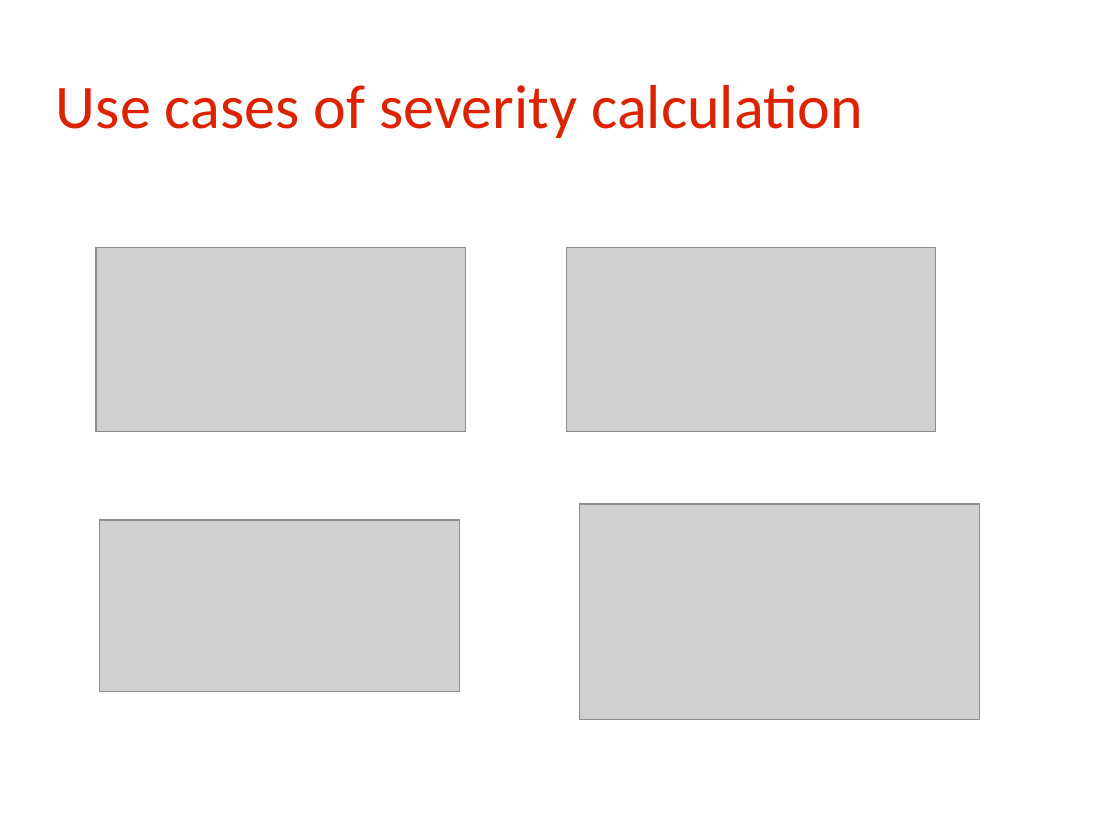
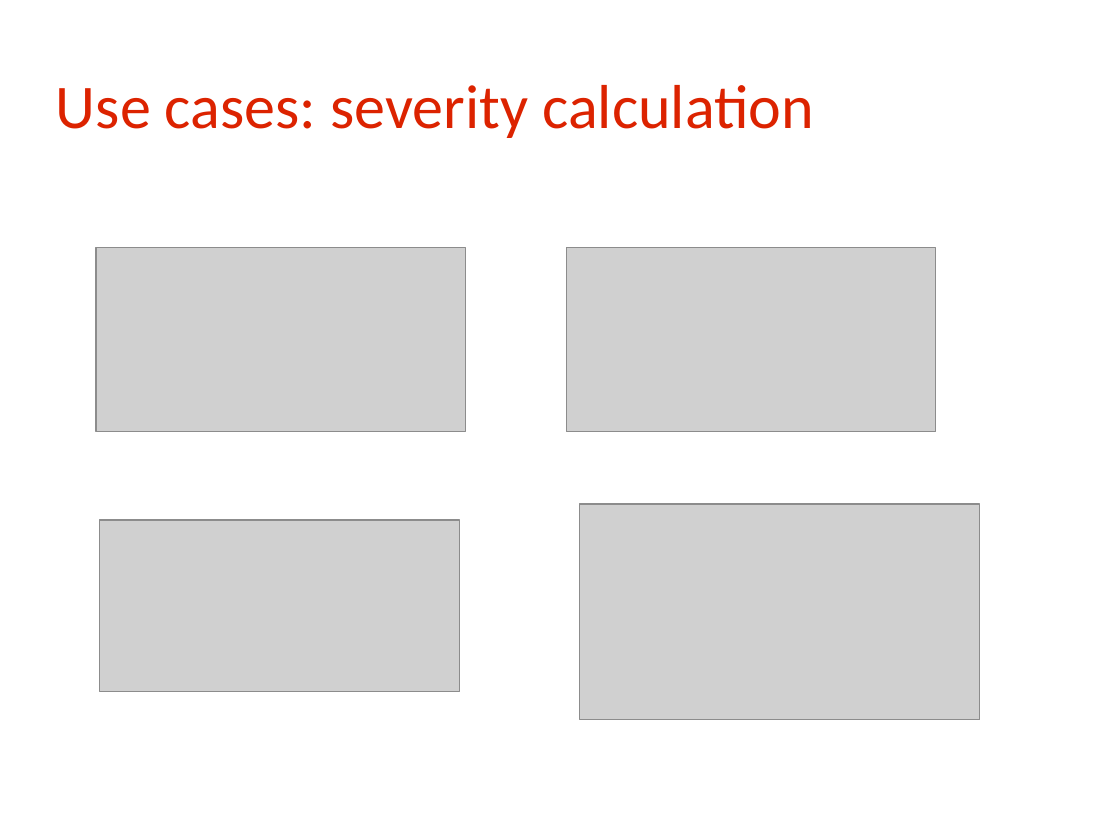
Before and after one commit to rchakode/realopinsight, a slide deck: slide 11 of doc/talks/rmll-2013.odp. Drawn at 1120x840 pixels with LibreOffice and Linux fonts; fonts in the diff are those of the drawing; grey boxes stand for pictures; background and template pictures are left out. Boxes give left, top, right and bottom in pixels: in the first picture for what was removed or moved away, otherwise in the second. Text is boxed around its words. In the diff, an @@ line names an element or a change of style, - is before the commit and + after.

Commit message:
update rmll talk

```diff
--- a/doc/talks/rmll-2013.odp
+++ b/doc/talks/rmll-2013.odp
@@ title at bbox=[56, 85, 814, 138]: text changed @@
-Use cases of severity calculation
+Use cases: severity calculation
```
